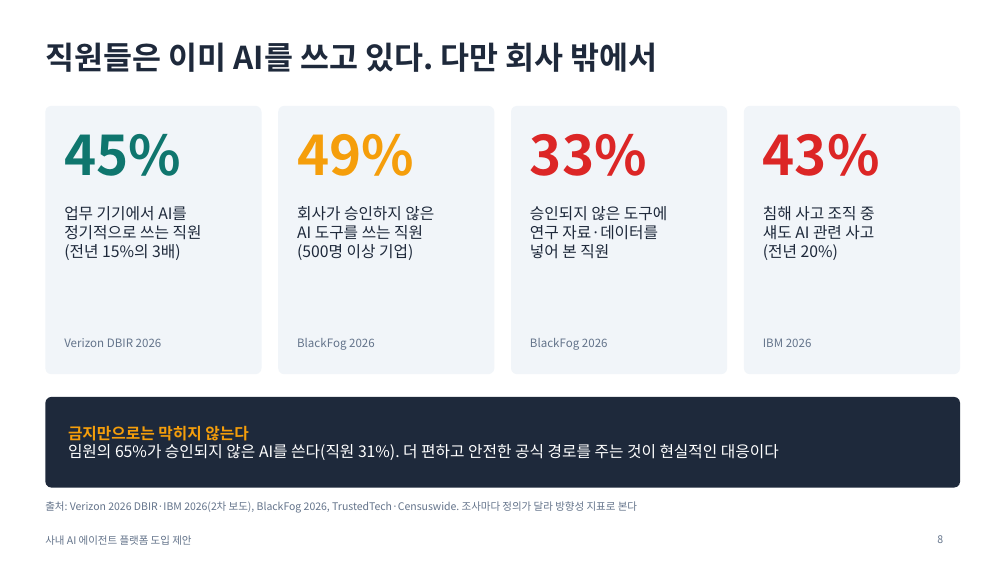
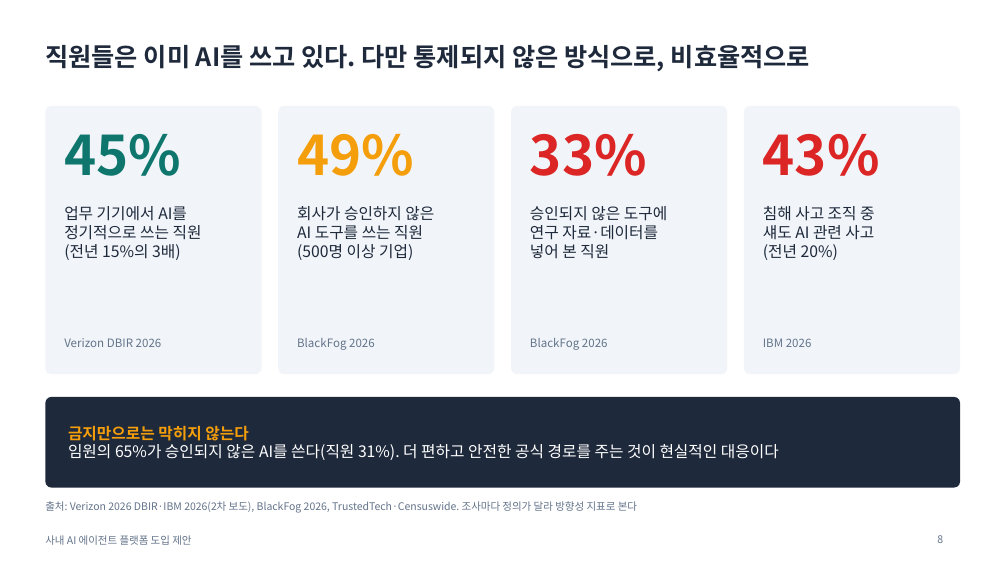
Before and after one commit to lucky-sugar-park/tech-review, a slide deck: slide 8 of proposal/ai-agent-platform-proposal-v2.pptx. Drawn at 1008x567 pixels with LibreOffice and Linux fonts; fonts in the diff are those of the drawing. Boxes give left, top, right and bottom in pixels: in the first picture for what was removed or moved away, otherwise in the second. Text is boxed around its words. In the diff, an @@ line names an element or a change of style, - is before the commit and + after.

```diff
--- a/proposal/ai-agent-platform-proposal-v2.pptx
+++ b/proposal/ai-agent-platform-proposal-v2.pptx
@@ title at (45, 45, 810, 72): text changed; size 30 to 24 pt @@
-직원들은 이미 AI를 쓰고 있다. 다만 회사 밖에서
+직원들은 이미 AI를 쓰고 있다. 다만 통제되지 않은 방식으로, 비효율적으로
```
Also in this commit, not shown: 7 other slides changed, 3 slides added, 2 slides removed, 4 other files.
